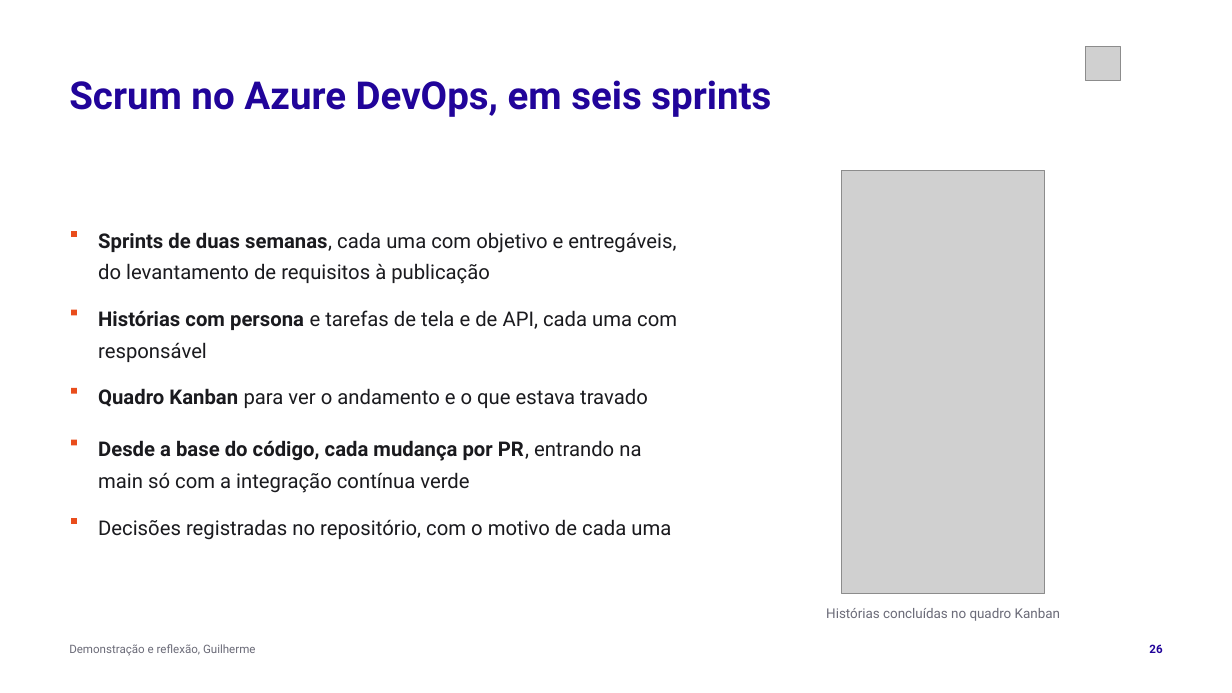
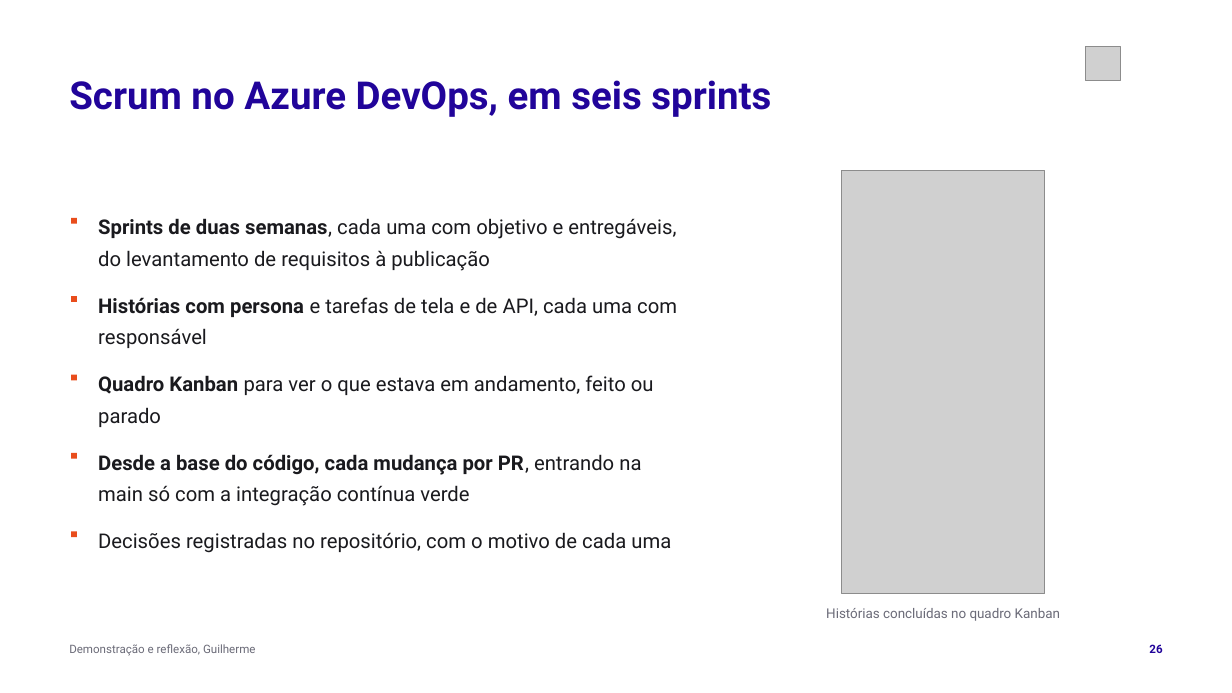
Before and after one commit to tcpassos/invite-app, a slide deck: slide 26 of trabalhos/T4-Pitch-Final.pptx. Drawn at 1232x693 pixels with LibreOffice and Linux fonts; fonts in the diff are those of the drawing; grey boxes stand for pictures. Boxes give left, top, right and bottom in pixels: in the first picture for what was removed or moved away, otherwise in the second. Text is boxed around its words. In the diff, an @@ line names an element or a change of style, - is before the commit and + after.

```diff
--- a/trabalhos/T4-Pitch-Final.pptx
+++ b/trabalhos/T4-Pitch-Final.pptx
@@ 3 rectangles, 2 texts: place and size @@
-3 rectangles, 2 texts at box(71, 231, 677, 394)
+3 rectangles, 2 texts at box(71, 218, 677, 380)
@@ text at box(98, 375, 654, 427): text changed @@
-Quadro Kanban para ver o andamento e o que estava travado
+Quadro Kanban para ver o que estava em andamento, feito ou parado
@@ 2 texts, 2 rectangles: place and size @@
-2 texts, 2 rectangles at box(71, 440, 671, 540)
+2 texts, 2 rectangles at box(71, 453, 671, 553)
```
Also in this commit, not shown: 13 other slides changed, 3 other files.
